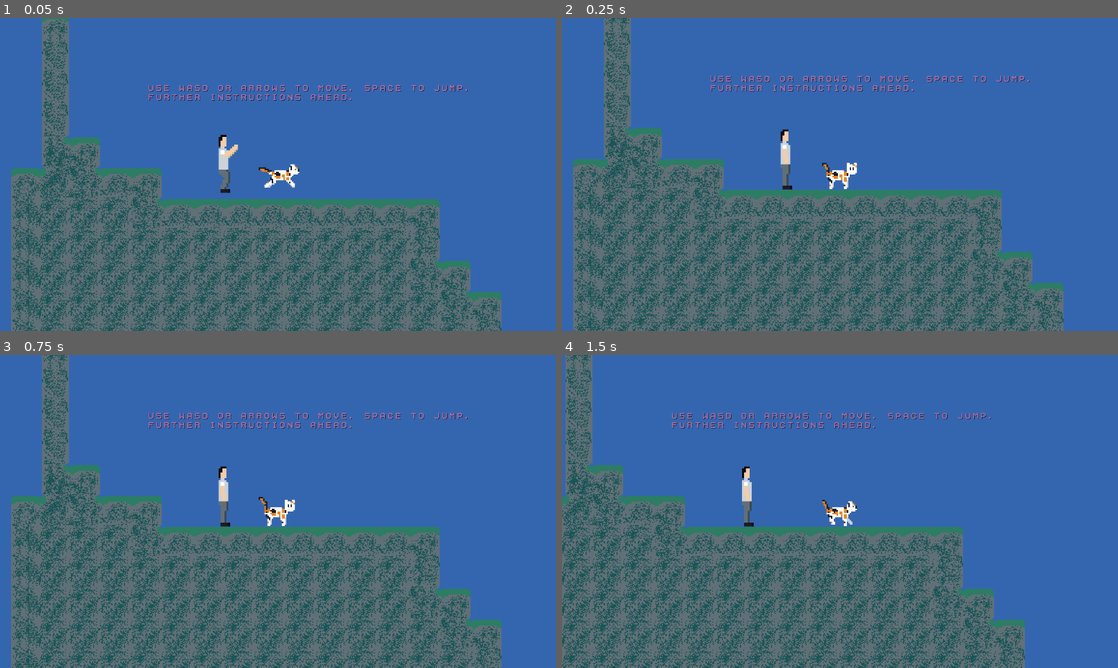
Above: before the commit, frames 1-4 (two rows, left to right).
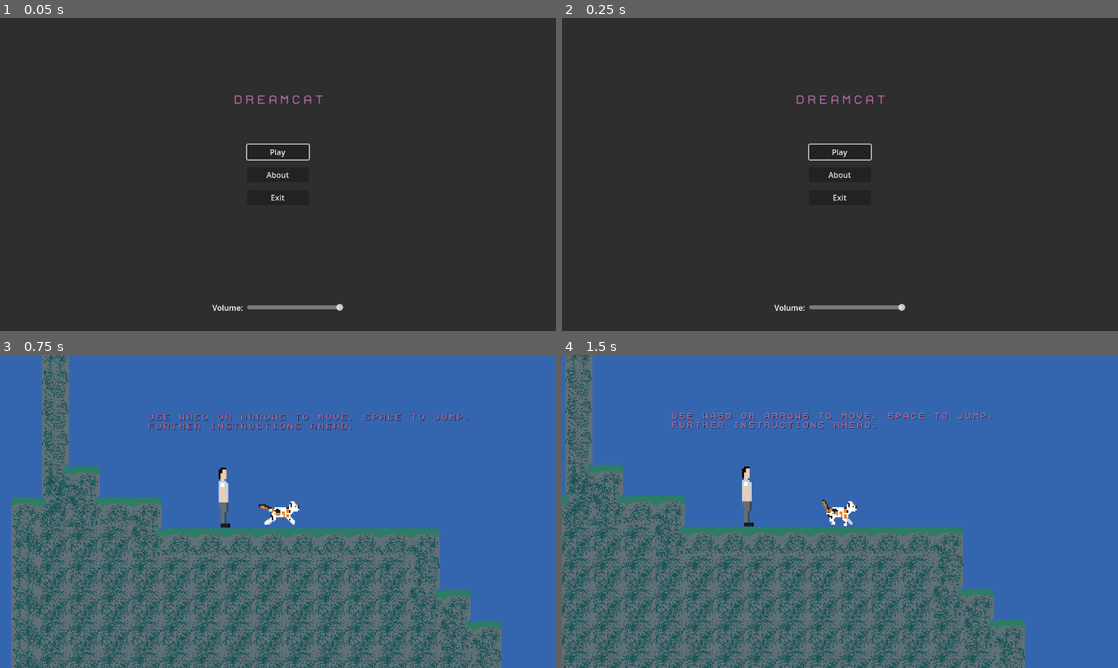
Above: after the commit, the same moments.

Repository: Nidjo123/LD55
Game: Godot game, scene res://Scenes/MainMenu.tscn
The game is run twice, just before and just after one commit, with the same random seed, the same clock (stepped at 60 frames per second) and the same inputs. Before the commit the project starts from res://Scenes/Level.tscn.
Inputs (mouse positions are in pixels of both pictures, inside the frame that each line leads up to):
- Up to frame 1 (0.05 s): no input
- Up to frame 2 (0.25 s): no input
- Up to frame 3 (0.75 s): click (278, 489) at 0.5 s, where only the run after the commit has a clickable "Play"
- Up to frame 4 (1.5 s): hold Right (right) from 1.28 s (still down); hold Down (summon) from 1.28 s (still down)

The runs differ from the first frame. In frame 1, 100% of the frame differs, in the area x 0-100%, y 0-100%; in frame 2, 100%; in frame 3, 21%; in frame 4, nothing differs.

Commit message:
Menus and sound progress

Diff:
--- a/Scenes/MainMenu.tscn
+++ b/Scenes/MainMenu.tscn
@@ -1,7 +1,9 @@
-[gd_scene load_steps=3 format=3 uid="uid://p00afaxw3gwm"]
+[gd_scene load_steps=5 format=3 uid="uid://p00afaxw3gwm"]
 
 [ext_resource type="Script" path="res://Scripts/MainMenu.gd" id="1_esj83"]
 [ext_resource type="FontFile" uid="uid://chuemkmmvqw7h" path="res://Art/Images/font.png" id="1_gpdr2"]
+[ext_resource type="AudioStream" uid="uid://upe0ghj2t2n2" path="res://Art/Audio/menu_theme.wav" id="3_51jbq"]
+[ext_resource type="Script" path="res://Scripts/VolumeSlider.gd" id="4_t8isi"]
 
 [node name="MainMenu" type="Control"]
 layout_mode = 3
@@ -70,6 +72,39 @@
 theme_override_font_sizes/font_size = 24
 text = "DREAMCAT"
 
+[node name="AudioStreamPlayer2D" type="AudioStreamPlayer2D" parent="."]
+stream = ExtResource("3_51jbq")
+volume_db = -10.0
+autoplay = true
+
+[node name="HBoxContainer" type="HBoxContainer" parent="."]
+layout_mode = 1
+anchors_preset = 7
+anchor_left = 0.5
+anchor_top = 1.0
+anchor_right = 0.5
+anchor_bottom = 1.0
+offset_left = -136.0
+offset_top = -60.0
+offset_right = 136.0
+offset_bottom = -37.0
+grow_horizontal = 2
+grow_vertical = 0
+
+[node name="Label" type="Label" parent="HBoxContainer"]
+layout_mode = 2
+text = "Volume: "
+
+[node name="HSlider" type="HSlider" parent="HBoxContainer"]
+custom_minimum_size = Vector2(200, 0)
+layout_mode = 2
+size_flags_horizontal = 3
+size_flags_vertical = 1
+max_value = 1.0
+step = 0.001
+script = ExtResource("4_t8isi")
+
 [connection signal="pressed" from="VBoxContainer/PlayButton" to="." method="_on_play_button_pressed"]
 [connection signal="pressed" from="VBoxContainer/AboutButton" to="." method="_on_about_button_pressed"]
 [connection signal="pressed" from="VBoxContainer/ExitButton" to="." method="_on_exit_button_pressed"]
+[connection signal="value_changed" from="HBoxContainer/HSlider" to="HBoxContainer/HSlider" method="_on_value_changed"]
--- /dev/null
+++ b/Scenes/Music.tscn
@@ -0,0 +1,6 @@
+[gd_scene load_steps=2 format=3 uid="uid://cqi24oknx1jfs"]
+
+[ext_resource type="AudioStream" uid="uid://bntcy7y742rr4" path="res://Art/Audio/theme.wav" id="1_81x8n"]
+
+[node name="Music" type="AudioStreamPlayer"]
+stream = ExtResource("1_81x8n")
--- a/Scripts/MainMenu.gd
+++ b/Scripts/MainMenu.gd
@@ -6,6 +6,8 @@
 
 
 func _on_play_button_pressed():
+	var music = get_node('/root/MusicTheme')
+	music.play()
 	get_tree().change_scene_to_file("res://Scenes/Level.tscn")
 
 
--- /dev/null
+++ b/Scripts/VolumeSlider.gd
@@ -0,0 +1,13 @@
+extends HSlider
+
+
+# Called when the node enters the scene tree for the first time.
+func _ready():
+	var master_bus_idx = AudioServer.get_bus_index("Master")
+	var volume_db = AudioServer.get_bus_volume_db(master_bus_idx)
+	set_value_no_signal(db_to_linear(volume_db))
+
+
+func _on_value_changed(value):
+	var master_bus_idx = AudioServer.get_bus_index("Master")
+	AudioServer.set_bus_volume_db(master_bus_idx, linear_to_db(value))
--- a/project.godot
+++ b/project.godot
@@ -11,9 +11,13 @@
 [application]
 
 config/name="LD55"
-run/main_scene="res://Scenes/Level.tscn"
+run/main_scene="res://Scenes/MainMenu.tscn"
 config/features=PackedStringArray("4.2", "GL Compatibility")
 config/icon="res://icon.svg"
+
+[autoload]
+
+MusicTheme="*res://Scenes/Music.tscn"
 
 [display]
 
Not shown, added: Art/Audio/menu_theme.wav.import
Not shown, added: Art/Audio/theme.wav.import
Not shown, added: Art/Audio/cicija_prede.m4a
Not shown, added: Art/Audio/menu_theme.wav
Not shown, added: Art/Audio/theme.wav
